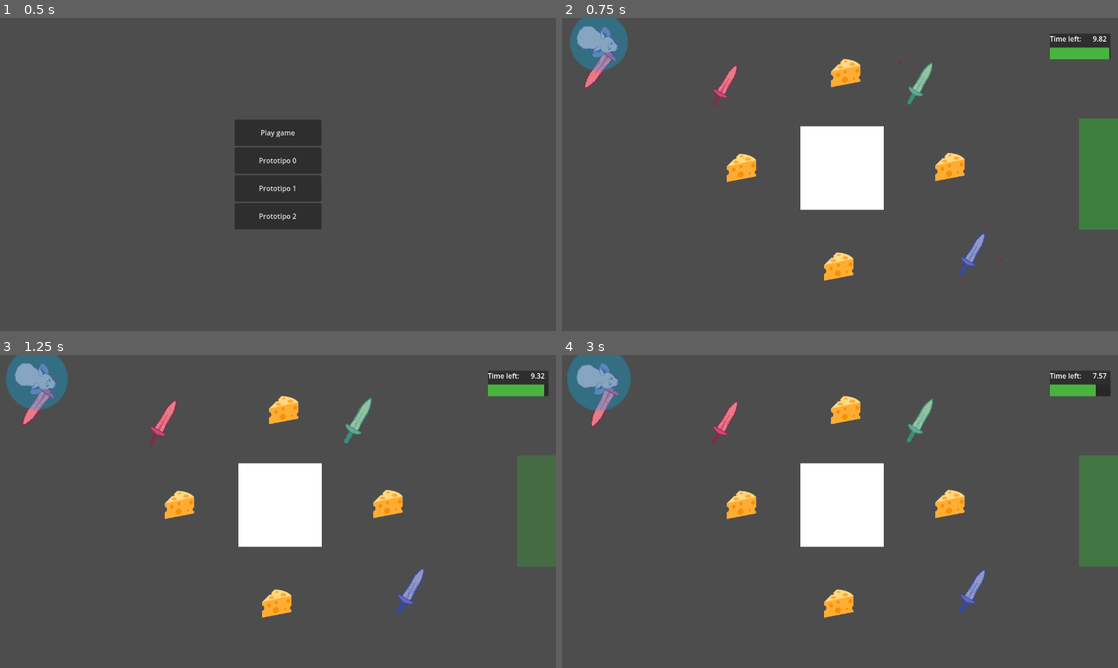
Above: before the commit, frames 1-4 (two rows, left to right).
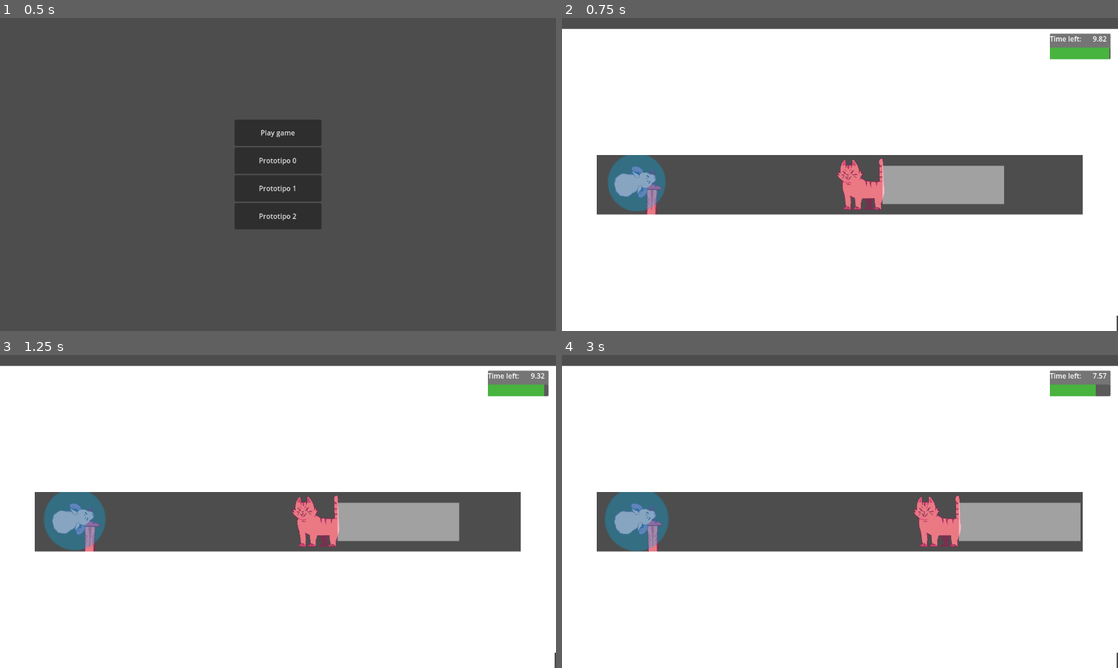
Above: after the commit, the same moments.

Repository: antimundo/rat-and-furrius
Game: Godot game, scene res://scenes/main_menu/main_menu.tscn
Same seed, same stepped clock (60 frames per second), same inputs: the game is played once before the commit and once after it.
Inputs (mouse positions are in pixels of both pictures, inside the frame that each line leads up to):
- Up to frame 1 (0.5 s): no input
- Up to frame 2 (0.75 s): click "Play game" at 0.5 s
- Up to frame 3 (1.25 s): no input
- Up to frame 4 (3 s): move the mouse to (962, 495) at 1.27 s; move the mouse to (728, 527) at 2.02 s; move the mouse to (895, 442) at 2.77 s

Frame 1 is identical in both runs. In frame 2, 86% of the frame differs, in the area x 0-100%, y 0-100%; in frame 3, 87%; in frame 4, 88%.

Commit message:
Edit Level 0

Diff:
--- a/scenes/gameplay/levels/level_0.tscn
+++ b/scenes/gameplay/levels/level_0.tscn
@@ -1,55 +1,112 @@
-[gd_scene load_steps=8 format=3 uid="uid://bcnimij4eaggj"]
+[gd_scene load_steps=10 format=3 uid="uid://bcnimij4eaggj"]
 
 [ext_resource type="PackedScene" uid="uid://bijr1niobi180" path="res://scenes/gameplay/player.tscn" id="1_b3dob"]
 [ext_resource type="Script" path="res://scenes/gameplay/level_manager.gd" id="1_fgpct"]
 [ext_resource type="Texture2D" uid="uid://dkcvyxgemb5eo" path="res://assets/sprites/square.svg" id="2_0na1j"]
 [ext_resource type="PackedScene" uid="uid://xebbo3bo5tth" path="res://scenes/gameplay/goal.tscn" id="3_hc02h"]
-[ext_resource type="PackedScene" path="res://scenes/gameplay/time_cheese.tscn" id="5_2eoy1"]
+[ext_resource type="PackedScene" uid="uid://2gyekiekmnc4" path="res://scenes/gameplay/time_cheese.tscn" id="5_2eoy1"]
 [ext_resource type="PackedScene" uid="uid://ccn4q36ow8uji" path="res://scenes/gameplay/weapons/weapon_pick.tscn" id="6_rty11"]
+[ext_resource type="PackedScene" uid="uid://b80k0bgl3c61d" path="res://scenes/gameplay/enemies/patrol_cat.tscn" id="7_l6135"]
 
 [sub_resource type="RectangleShape2D" id="RectangleShape2D_asw6l"]
 size = Vector2(64, 64)
 
+[sub_resource type="Curve2D" id="Curve2D_x4lav"]
+_data = {
+"points": PackedVector2Array(0, 0, 0, 0, 0, 0, 0, 0, 0, 0, 146.524, 0.11821, 5, 0, 0, 0, 1.43372, 0.849457)
+}
+point_count = 3
+
 [node name="level_0" type="Node2D"]
 script = ExtResource("1_fgpct")
 
-[node name="Player" parent="." instance=ExtResource("1_b3dob")]
-position = Vector2(85, 55)
+[node name="Level" type="Node2D" parent="."]
 
-[node name="Wall" type="Sprite2D" parent="."]
-position = Vector2(645, 345)
-scale = Vector2(3, 3)
+[node name="Player" parent="Level" instance=ExtResource("1_b3dob")]
+position = Vector2(172, 378)
+
+[node name="Wall" type="Sprite2D" parent="Level"]
+position = Vector2(642, 170)
+scale = Vector2(20.2969, 4.53125)
 texture = ExtResource("2_0na1j")
 
-[node name="StaticBody2D" type="StaticBody2D" parent="Wall"]
+[node name="StaticBody2D" type="StaticBody2D" parent="Level/Wall"]
+metadata/_edit_lock_ = true
 
-[node name="CollisionShape2D" type="CollisionShape2D" parent="Wall/StaticBody2D"]
+[node name="CollisionShape2D" type="CollisionShape2D" parent="Level/Wall/StaticBody2D"]
 shape = SubResource("RectangleShape2D_asw6l")
+metadata/_edit_lock_ = true
 
-[node name="Goal" parent="." instance=ExtResource("3_hc02h")]
-position = Vector2(1318, 359)
+[node name="Wall2" type="Sprite2D" parent="Level"]
+position = Vector2(628, 597)
+scale = Vector2(20.2969, 4.53125)
+texture = ExtResource("2_0na1j")
 
-[node name="TimeCheese" parent="." instance=ExtResource("5_2eoy1")]
-position = Vector2(413, 344)
+[node name="StaticBody2D" type="StaticBody2D" parent="Level/Wall2"]
+metadata/_edit_lock_ = true
 
-[node name="TimeCheese2" parent="." instance=ExtResource("5_2eoy1")]
-position = Vector2(653, 126)
+[node name="CollisionShape2D" type="CollisionShape2D" parent="Level/Wall2/StaticBody2D"]
+shape = SubResource("RectangleShape2D_asw6l")
+metadata/_edit_lock_ = true
 
-[node name="TimeCheese3" parent="." instance=ExtResource("5_2eoy1")]
-position = Vector2(893, 342)
+[node name="Wall3" type="Sprite2D" parent="Level"]
+position = Vector2(-65, 366)
+rotation = -1.57079
+scale = Vector2(10.2175, 4.53125)
+texture = ExtResource("2_0na1j")
 
-[node name="TimeCheese4" parent="." instance=ExtResource("5_2eoy1")]
-position = Vector2(637, 571)
+[node name="StaticBody2D" type="StaticBody2D" parent="Level/Wall3"]
+metadata/_edit_lock_ = true
 
-[node name="WeaponPick" parent="." instance=ExtResource("6_rty11")]
-position = Vector2(376, 154)
+[node name="CollisionShape2D" type="CollisionShape2D" parent="Level/Wall3/StaticBody2D"]
+shape = SubResource("RectangleShape2D_asw6l")
+metadata/_edit_lock_ = true
 
-[node name="WeaponPick2" parent="." instance=ExtResource("6_rty11")]
-position = Vector2(825, 150)
+[node name="Wall4" type="Sprite2D" parent="Level"]
+position = Vector2(1344, 358)
+rotation = -1.57079
+scale = Vector2(10.2175, 4.53125)
+texture = ExtResource("2_0na1j")
+
+[node name="StaticBody2D" type="StaticBody2D" parent="Level/Wall4"]
+metadata/_edit_lock_ = true
+
+[node name="CollisionShape2D" type="CollisionShape2D" parent="Level/Wall4/StaticBody2D"]
+shape = SubResource("RectangleShape2D_asw6l")
+metadata/_edit_lock_ = true
+
+[node name="Goal" parent="Level" instance=ExtResource("3_hc02h")]
+position = Vector2(1474, 846)
+
+[node name="WeaponPick" parent="Level" instance=ExtResource("6_rty11")]
+position = Vector2(280, 849)
+
+[node name="WeaponPick2" parent="Level" instance=ExtResource("6_rty11")]
+position = Vector2(1059, 854)
 current_weapon = 1
 
-[node name="WeaponPick3" parent="." instance=ExtResource("6_rty11")]
-position = Vector2(946, 541)
+[node name="WeaponPick3" parent="Level" instance=ExtResource("6_rty11")]
+position = Vector2(601, 853)
 current_weapon = 2
 
-[connection signal="player_entered_goal" from="Goal" to="." method="_on_player_entered_goal"]
+[node name="PatrolCat" parent="Level" instance=ExtResource("7_l6135")]
+position = Vector2(675.69, 383.815)
+scale = Vector2(1.565, 1.565)
+curve = SubResource("Curve2D_x4lav")
+speed = 50.0
+
+[node name="Cheese" type="Node2D" parent="."]
+
+[node name="TimeCheese" parent="Cheese" instance=ExtResource("5_2eoy1")]
+position = Vector2(1222, 853)
+
+[node name="TimeCheese2" parent="Cheese" instance=ExtResource("5_2eoy1")]
+position = Vector2(786, 863)
+
+[node name="TimeCheese3" parent="Cheese" instance=ExtResource("5_2eoy1")]
+position = Vector2(918, 851)
+
+[node name="TimeCheese4" parent="Cheese" instance=ExtResource("5_2eoy1")]
+position = Vector2(431, 853)
+
+[connection signal="player_entered_goal" from="Level/Goal" to="." method="_on_player_entered_goal"]
